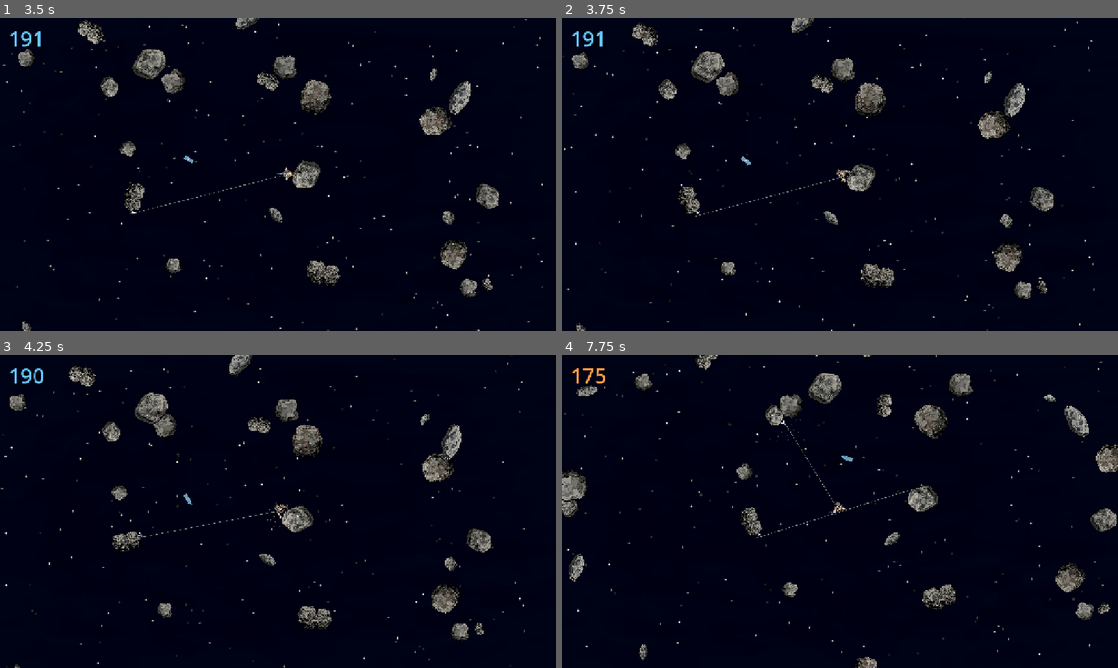
Above: before the commit, frames 1-4 (two rows, left to right).
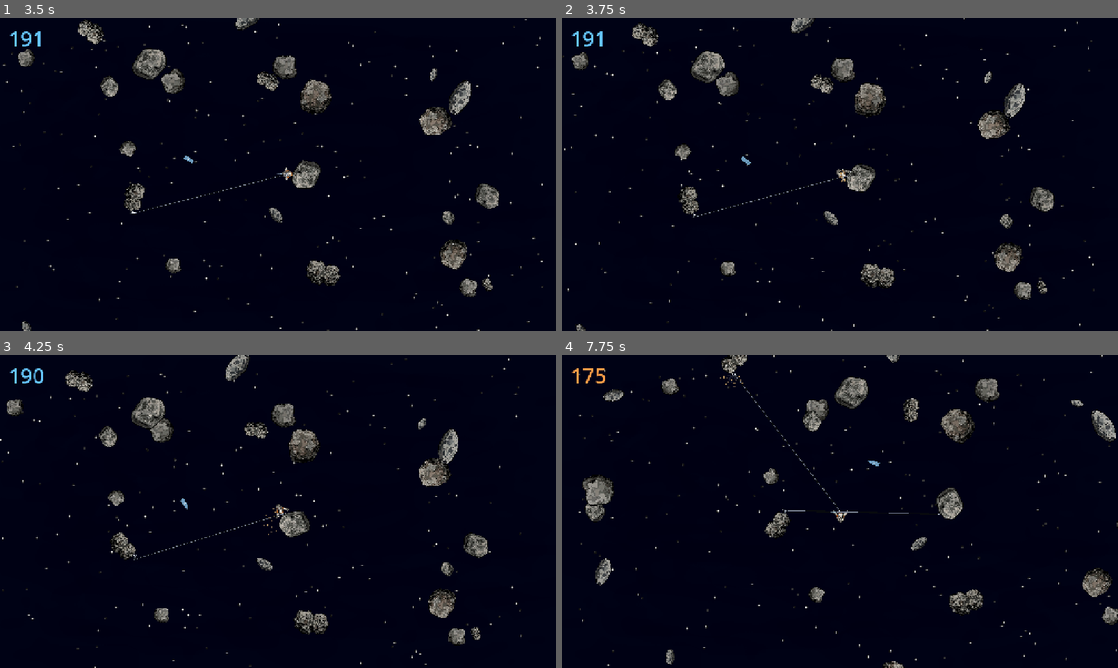
Above: after the commit, the same moments.

Repository: xOnelinx/-space_scrapheap
Game: Godot game, scene res://scenes/main.tscn
The game is run twice, just before and just after one commit, with the same random seed, the same clock (stepped at 60 frames per second) and the same inputs.
Inputs (mouse positions are in pixels of both pictures, inside the frame that each line leads up to):
- Up to frame 1 (3.5 s): click "Начать игру" at 0.5 s; move the mouse to (400, 158) at 1.27 s; hold D (move_right) 1.28-2.03 s; hold Right mouse button (aim) 1.28-2.03 s; click (400, 158) at 1.42 s; move the mouse to (166, 190) at 2.02 s; hold S (move_down) 2.03-2.78 s; tap E (harpoon) at 2.1 s; move the mouse to (333, 105) at 2.77 s; hold D (move_right) from 2.78 s (still down); hold F (hatch) from 2.78 s (still down)
- Up to frame 2 (3.75 s): move the mouse to (812, 237) at 3.52 s; release D (move_right) at 3.53 s; release F (hatch) at 3.53 s; hold W (move_up) from 3.53 s (still down); tap Middle mouse button (pin_tether) at 3.6 s; click (812, 237) at 3.67 s
- Up to frame 3 (4.25 s): keep holding W (move_up)
- Up to frame 4 (7.75 s): move the mouse to (1006, 558) at 4.27 s; release W (move_up) at 4.28 s; press the mouse at (1006, 558) at 4.28 s; hold A (move_left) 4.28-5.78 s; move the mouse to (673, 464) at 5.02 s; release the mouse at (673, 464) at 5.03 s; tap Q (release_tether) at 5.1 s; move the mouse to (867, 511) at 5.77 s; hold S (move_down) 5.78-6.53 s; hold Right mouse button (aim) 5.78-6.53 s; click (867, 511) at 5.92 s; move the mouse to (756, 433) at 6.52 s; hold D (move_right) 6.53-7.28 s; tap E (harpoon) at 6.6 s; move the mouse to (962, 495) at 7.27 s; hold W (move_up) from 7.28 s (still down); hold F (hatch) from 7.28 s (still down)

Frame 1 is identical in both runs. In frame 2, 1.8% of the frame differs, in the area x 0-96%, y 0-100%; in frame 3, 6.0%; in frame 4, 10%, in the area x 0-100%, y 0-100%.

Commit message:
Когда трос закреплён между двумя астероидами, его длина замирает на расстоянии между концами и дальше не меняется.
Камни держатся на этом размере: если их разводит, трос стягивает, если сдвигает ближе — раздвигает обратно. Трос в руках по-прежнему втягивается и отпускается.

Diff:
--- a/godot/scripts/tether.gd
+++ b/godot/scripts/tether.gd
@@ -76,9 +76,9 @@
 		return false
 	home = stood
 	home_local = _skin_local(stood, host.dock.local)
+	## Размер замирает на текущем расстоянии между концами и дальше не растёт и не коротится.
 	var span := home_global().distance_to(anchor_global())
-	if span > length:
-		length = minf(span, max_length(host))
+	length = minf(maxf(span, 0.001), max_length(host))
 	var stick := home_global()
 	_ignite(stick, stick - stood.global_position)
 	return true
@@ -159,11 +159,11 @@
 	if phase == Phase.BOLT:
 		_fly_bolt(host, delta)
 	elif linked():
-		if length > max_length(host):
-			length = max_length(host)
 		if pinned():
 			_tie_bodies(host, delta)
 			return
+		if length > max_length(host):
+			length = max_length(host)
 		if not is_instance_valid(home):
 			home = null
 		if _aboard_anchor(host) or _at_anchor_skin(host):
@@ -276,20 +276,21 @@
 
 
 func _tie_bodies(host: Wanderer, delta: float) -> void:
-	## Натянутый трос тянет в точках крепления: скорость и вращение одного камня переходят другому.
+	## Натянутый трос держит расстояние между креплениями: и длиннее, и короче заданного размера.
 	if not pinned() or not is_instance_valid(anchor) or home == anchor:
 		return
 	var origin := anchor_global()
 	var other := home_global()
 	var offset := other - origin
 	var dist := offset.length()
-	if dist <= length or dist < 0.001:
+	if dist < 0.001:
 		return
 	var along := offset / dist
 	var separating := (Body.velocity_at(home, other) - Body.velocity_at(anchor, origin)).dot(along)
-	var bias := clampf(0.4 * (dist - length) / maxf(delta, 0.001), 0.0, TAUT_MAX_CLOSE)
+	## Длина после СКМ замерла: длиннее — стянуть, короче — раздвинуть.
+	var bias := clampf(0.4 * (dist - length) / maxf(delta, 0.001), -TAUT_MAX_CLOSE, TAUT_MAX_CLOSE)
 	var needed := separating + bias
-	if needed <= 0.0:
+	if absf(needed) <= 0.0001:
 		return
 	var inv := _pin_inv_mass(anchor, origin, along) + _pin_inv_mass(home, other, along)
 	if inv <= 0.0:
--- a/godot/tests/verify_core.gd
+++ b/godot/tests/verify_core.gd
@@ -228,6 +228,40 @@
 		_clear_ride(wanderer)
 		fail("Второй конец остался на месте героя")
 		return false
+	var frozen := laid.length
+	var gap := laid.home_global().distance_to(laid.anchor_global())
+	if absf(frozen - gap) > 1.0:
+		_clear_ride(wanderer)
+		fail("Закреплённый трос не зафиксировал длину")
+		return false
+	var light_at := light.global_position
+	var heavy_at := heavy.global_position
+	var light_rot := light.rotation
+	var heavy_rot := heavy.rotation
+	var pull := light.global_position - heavy.global_position
+	if pull.length_squared() < 1.0:
+		_clear_ride(wanderer)
+		fail("Концы закреплённого троса совпали")
+		return false
+	pull = pull.normalized()
+	light.global_position -= pull * 20.0
+	laid.integrate(wanderer, 0.016, false)
+	if absf(laid.length - frozen) > 0.01:
+		_clear_ride(wanderer)
+		fail("Длина закреплённого троса изменилась")
+		return false
+	if light.drift_velocity.dot(pull) <= 1.0:
+		_clear_ride(wanderer)
+		fail("Укороченный трос не раздвинул камни")
+		return false
+	light.global_position = light_at
+	heavy.global_position = heavy_at
+	light.rotation = light_rot
+	heavy.rotation = heavy_rot
+	light.drift_velocity = Vector2.ZERO
+	heavy.drift_velocity = Vector2.ZERO
+	light.spin = 0.0
+	heavy.spin = 0.0
 	var home := laid.home_global()
 	var hook := laid.anchor_global()
 	wanderer.drop_rope()
Not shown, changed: GAME.md
Not shown, changed: README.md
